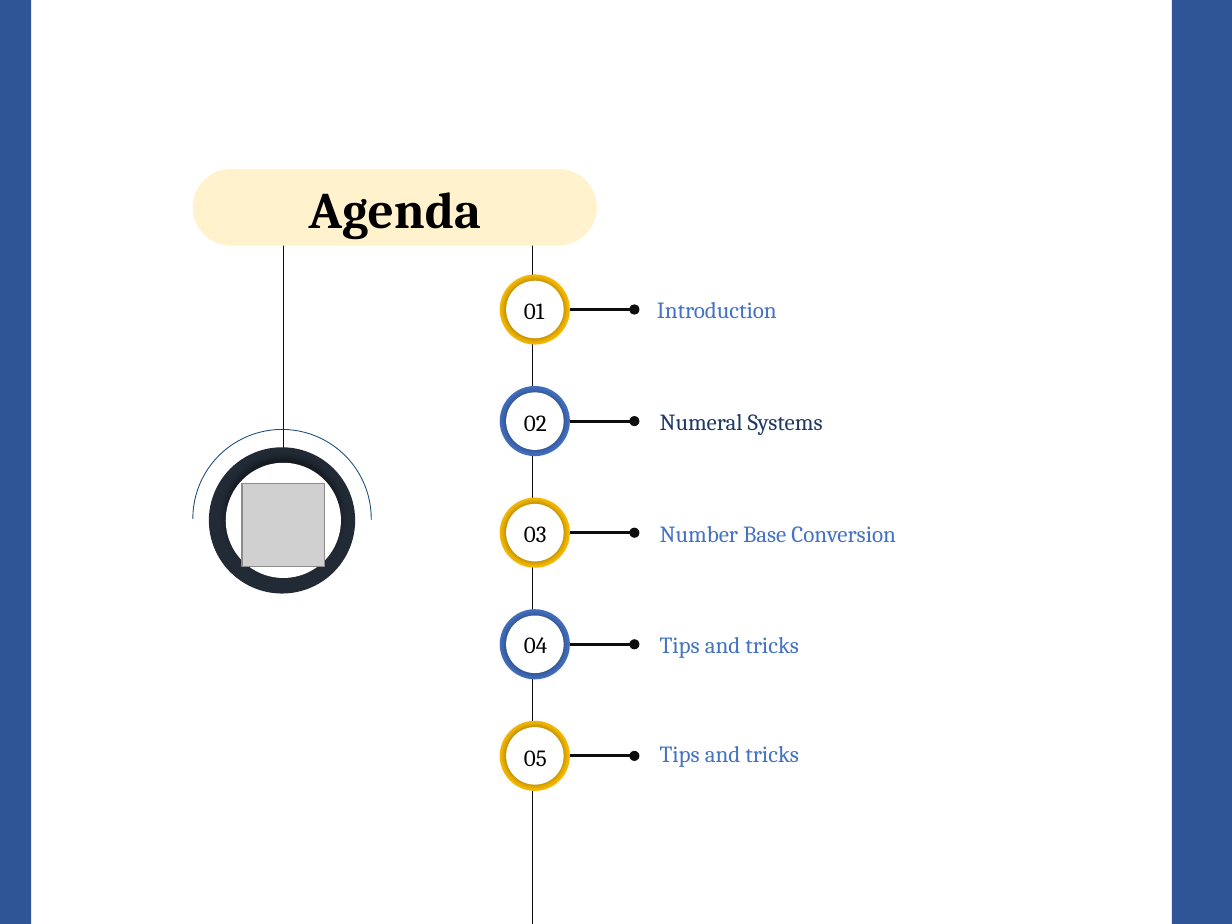
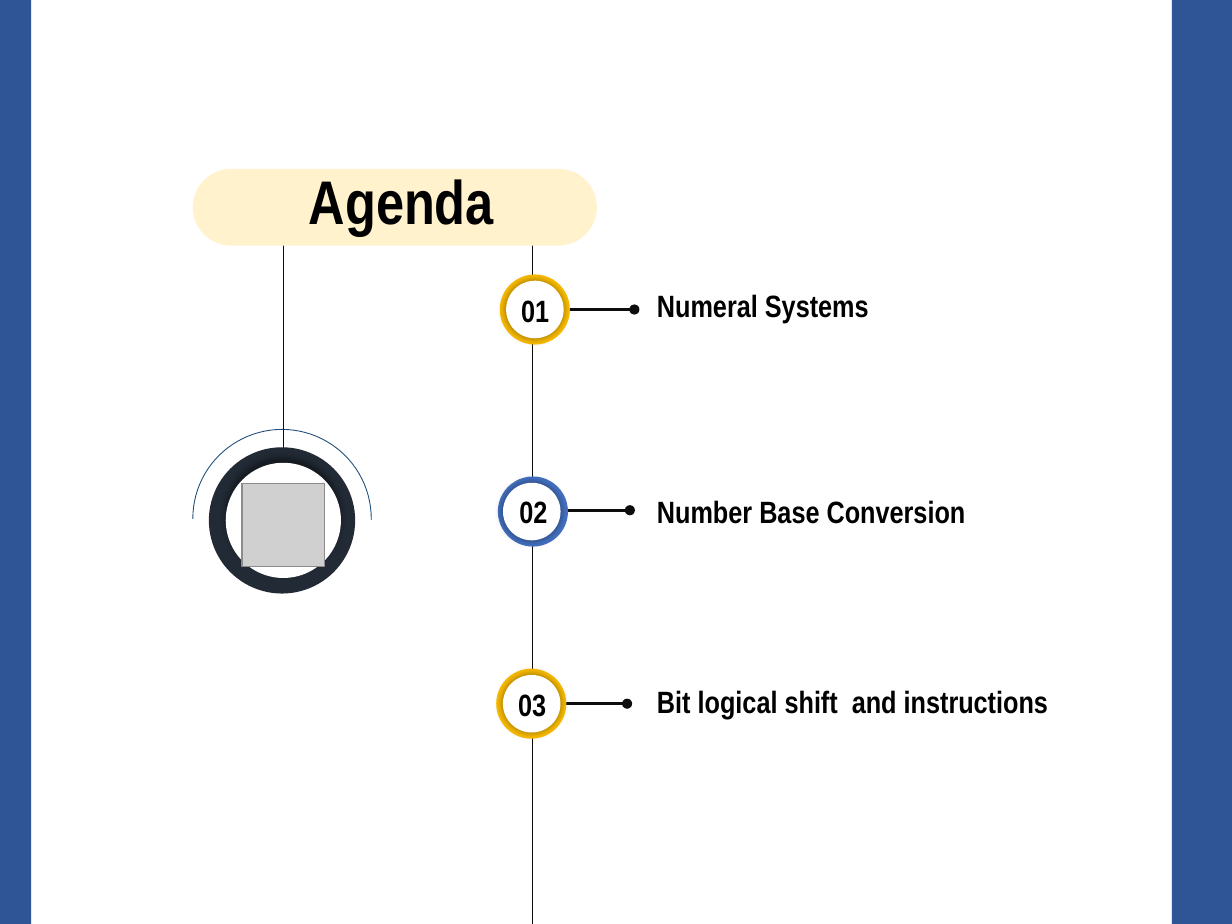
Before and after one commit to daoxuantruong/Demo, a slide deck: slide 2 of Numberic.pptx. Drawn at 1232x924 pixels with LibreOffice and Linux fonts; fonts in the diff are those of the drawing; grey boxes stand for pictures. Boxes give left, top, right and bottom in pixels: in the first picture for what was removed or moved away, otherwise in the second. Text is boxed around its words. In the diff, an @@ line names an element or a change of style, - is before the commit and + after.

```diff
--- a/Numberic.pptx
+++ b/Numberic.pptx
@@ text "Agenda": place and size @@
-text "Agenda" at bbox=[309, 192, 482, 240]
+text "Agenda" at bbox=[309, 179, 494, 236]
@@ text "Agenda" at bbox=[309, 179, 494, 236]: size 30 to 36 pt, font Cambria to Arial Narrow @@
@@ text "Numeral Systems": place and size @@
-text "Numeral Systems" at bbox=[660, 414, 823, 435]
+text "Numeral Systems" at bbox=[657, 294, 869, 323]
@@ text "Numeral Systems" at bbox=[657, 294, 869, 323]: size 13.5 to 18 pt, font Cambria to Arial Narrow, text colour #203864 to #000000, bold on @@
@@ ellipse: place and size @@
-ellipse at bbox=[500, 386, 570, 456]
+ellipse at bbox=[498, 477, 568, 547]
@@ ellipse: place and size @@
-ellipse at bbox=[506, 392, 564, 450]
+ellipse at bbox=[503, 483, 561, 541]
@@ text "02": place and size @@
-text "02" at bbox=[524, 415, 547, 431]
+text "02" at bbox=[519, 501, 547, 524]
@@ text "Number Base Conversion": place and size @@
-text "Number Base Conversion" at bbox=[660, 526, 896, 542]
+text "Number Base Conversion" at bbox=[657, 500, 966, 524]
@@ text "Number Base Conversion" at bbox=[657, 500, 966, 524]: size 13.5 to 18 pt, font Cambria to Arial Narrow, text colour #4472C4 to #000000, bold on @@
@@ arrow moved from (543, 421) - (634, 421) to (538, 510) - (630, 510) @@
@@ size 13.5 to 18 pt, font Cambria to Arial Narrow, bold on in 3 elements at bbox=[521, 300, 549, 323], bbox=[519, 501, 547, 524], bbox=[518, 694, 546, 717] @@
@@ text "03": place and size @@
-text "03" at bbox=[524, 526, 547, 542]
+text "03" at bbox=[518, 694, 546, 717]
@@ 2 ellipses, 1 arrow: place and size @@
-2 ellipses, 1 arrow at bbox=[500, 498, 634, 568]
+2 ellipses, 1 arrow at bbox=[496, 669, 627, 739]
@@ text added at bbox=[657, 690, 1048, 719], 18 pt, text #000000, bold @@
+Bit logical shift and instructions
@@ group removed at bbox=[500, 302, 799, 791]: 5 texts, 4 ellipses, 2 arrows @@
-04
-05
-Introduction
-Tips and tricks
-Tips and tricks
```
Also in this commit, not shown: 10 other slides changed, 1 slide added, 2 slides removed.
